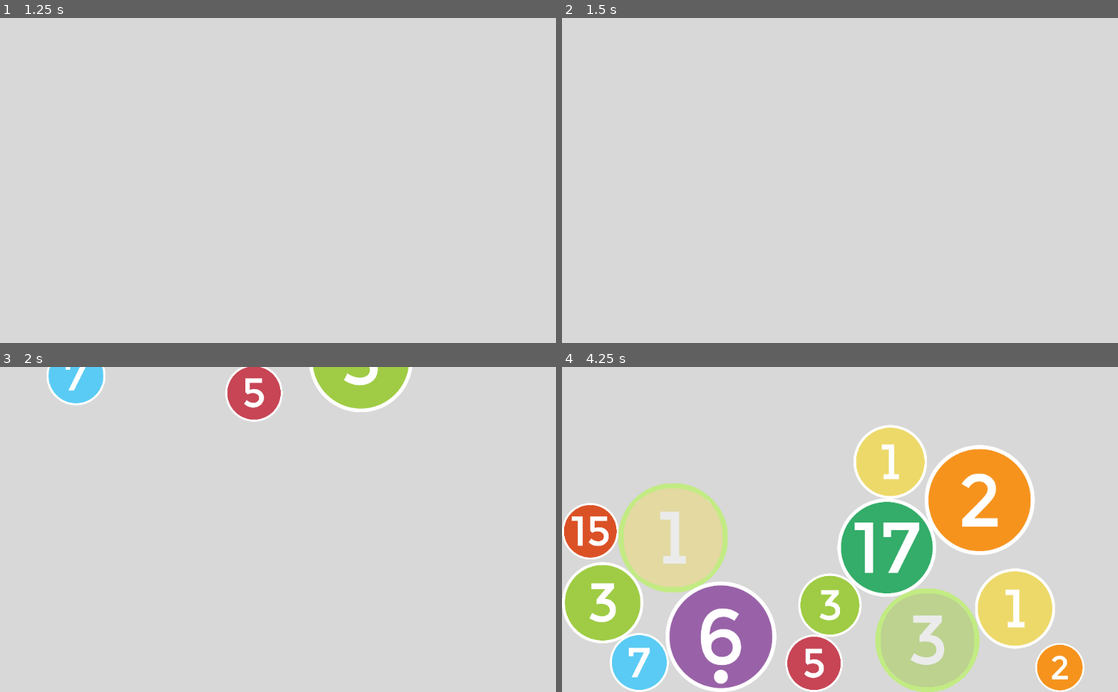
Above: before the commit, frames 1-4 (two rows, left to right).
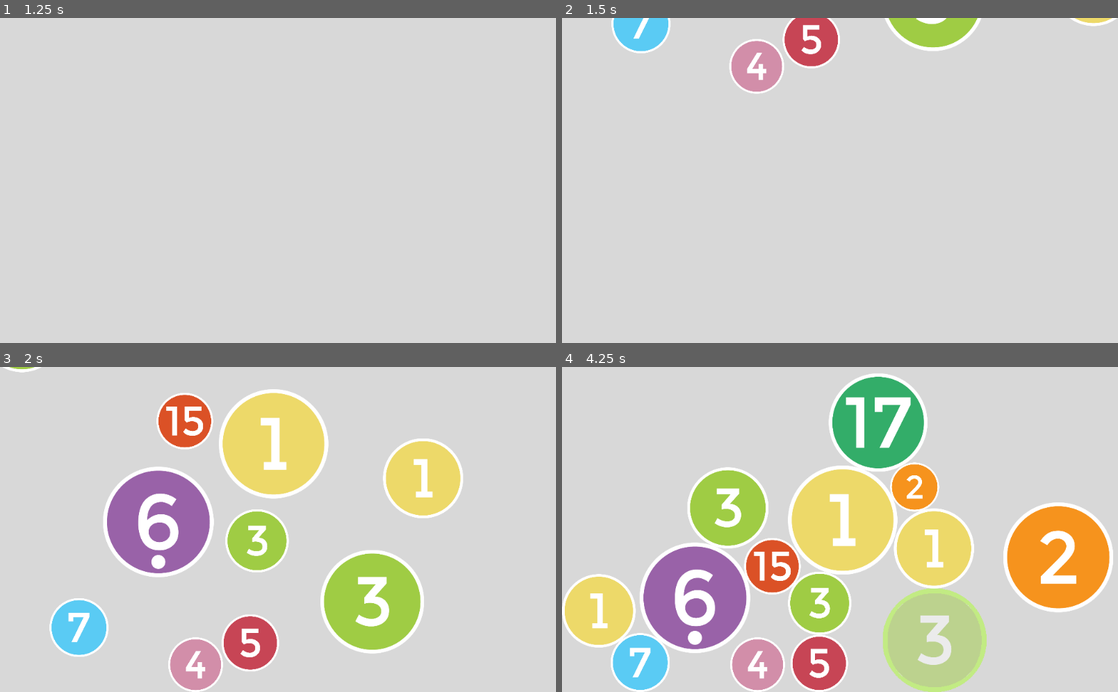
Above: after the commit, the same moments.

Repository: ZaneH/circularis-godot
Game: Godot game, scene res://scenes/Game.tscn
The game is run twice, just before and just after one commit, with the same random seed, the same clock (stepped at 60 frames per second) and the same inputs.
Inputs (mouse positions are in pixels of both pictures, inside the frame that each line leads up to):
- Up to frame 1 (1.25 s): tap Enter at 0.5 s; move the mouse to (400, 164) at 0.52 s; hold . (multi_swipe_down_right) from 0.53 s (still down); hold Middle mouse button (multi_touch) from 0.53 s (still down); click (400, 164) at 0.67 s
- Up to frame 2 (1.5 s): release . (multi_swipe_down_right) at 1.25 s; release Middle mouse button (multi_touch) at 1.25 s; tap Space at 1.25 s; drag from (728, 196) to (812, 245) at 1.27 s
- Up to frame 3 (2 s): no input
- Up to frame 4 (4.25 s): move the mouse to (817, 399) at 2.02 s; hold . (multi_swipe_down_right) 2.03-2.75 s; hold Mouse wheel up (pinch_outward) 2.03-2.75 s; click (817, 399) at 2.17 s; drag from (923, 640) to (623, 519) at 2.77 s; drag from (706, 526) to (600, 601) at 3.52 s

Frame 1 is identical in both runs. In frame 2, 4.9% of the frame differs, in the area x 8-100%, y 0-24%; in frame 3, 29%; in frame 4, 48%, in the area x 0-100%, y 1-100%.

Commit message:
Improve gravity simulation

Diff:
--- a/scripts/circle.gd
+++ b/scripts/circle.gd
@@ -12,7 +12,7 @@
 var _scale
 var velocity = Vector2.ZERO
 
-var GRAVITY = 300
+var GRAVITY = 9
 
 func _ready():
 	rng.randomize()
@@ -63,8 +63,11 @@
 		velocity = Vector2.ZERO
 
 func _physics_process(delta):
-	velocity.y += delta * GRAVITY
-	velocity = move_and_slide(velocity, Vector2.DOWN)
+	var collision = move_and_collide(velocity * delta)
+	if (collision):
+		velocity = velocity.slide(collision.normal)
+
+	velocity.y += GRAVITY
 
 func _on_Area2D_input_event(_viewport, event: InputEvent, _shapeIdx):
 	if (event is InputEventMouseButton and
